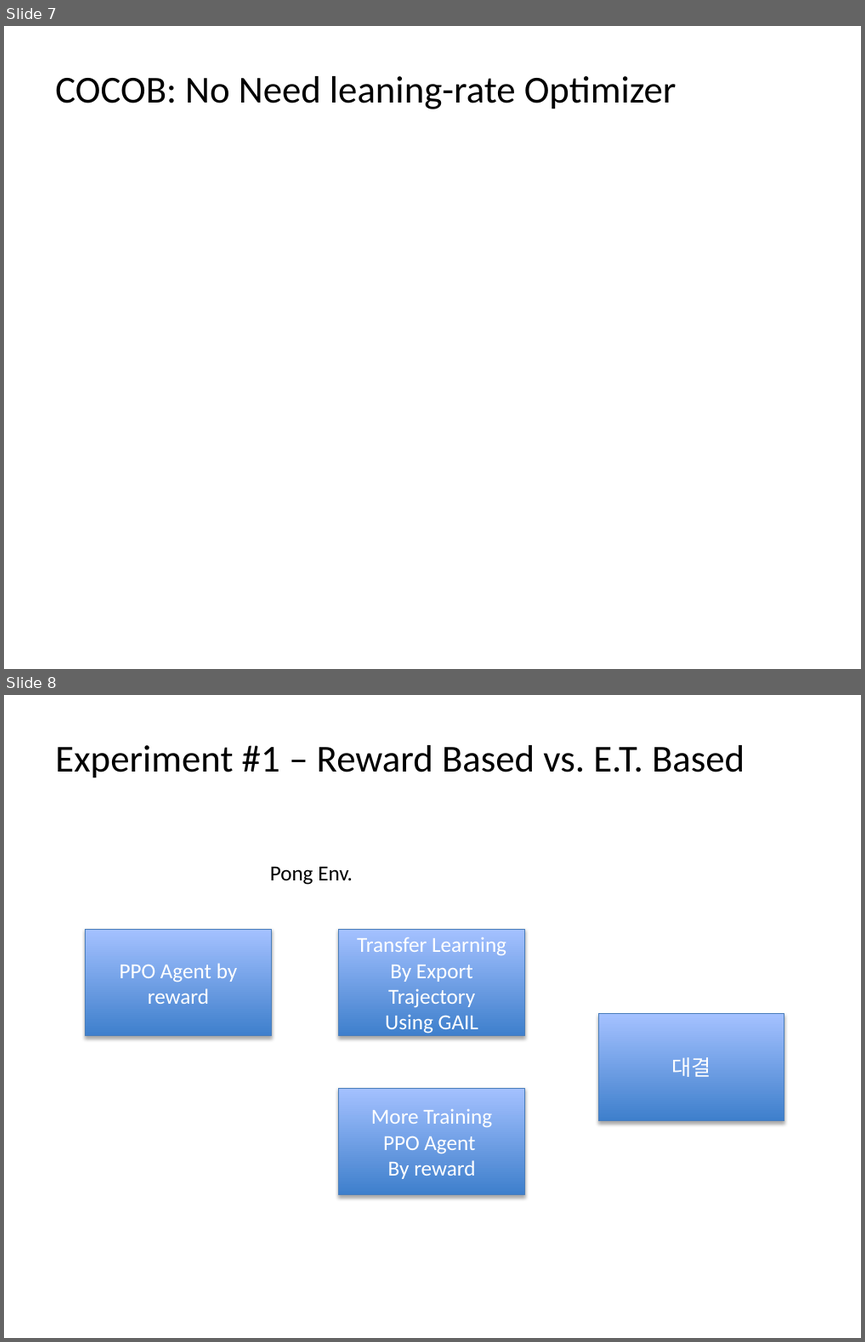
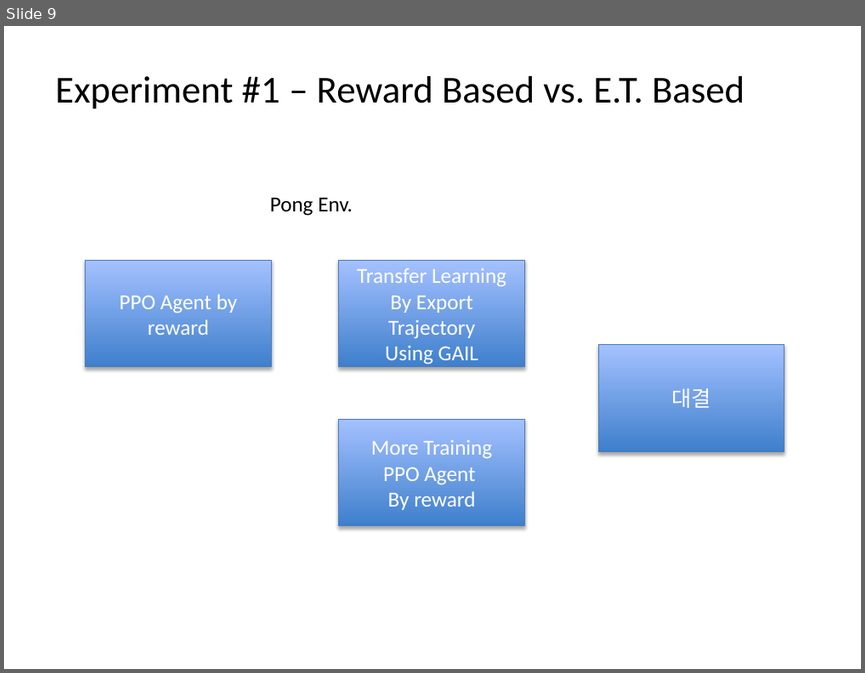
Before and after one commit to sangyongjeong111/papers, a slide deck: Proposal_SangyongJeong.pptx. Shown one above the other, each under a label of ours: slides 7 and 8 before the commit, slide 9 after it. The pictures are 865x1342 and 865x673 pixels, drawn with LibreOffice and Linux fonts; fonts in the diff are those of the drawing. Boxes give left, top, right and bottom in pixels: in the first picture for what was removed or moved away, otherwise in the second. Text is boxed around its words. In the diff, an @@ line names an element or a change of style, - is before the commit and + after.

```diff
--- a/Proposal_SangyongJeong.pptx
+++ b/Proposal_SangyongJeong.pptx
@@ slide 7 removed at (4, 26, 861, 669), background #FFFFFF @@
@@ title removed at (55, 76, 676, 109) @@
-COCOB: No Need leaning-rate Optimizer
@@ what was slide 8 is now slide 9 @@
```
Also in this commit, not shown: 4 slides changed, 3 slides added, 1 other slide removed, 1 other file.
